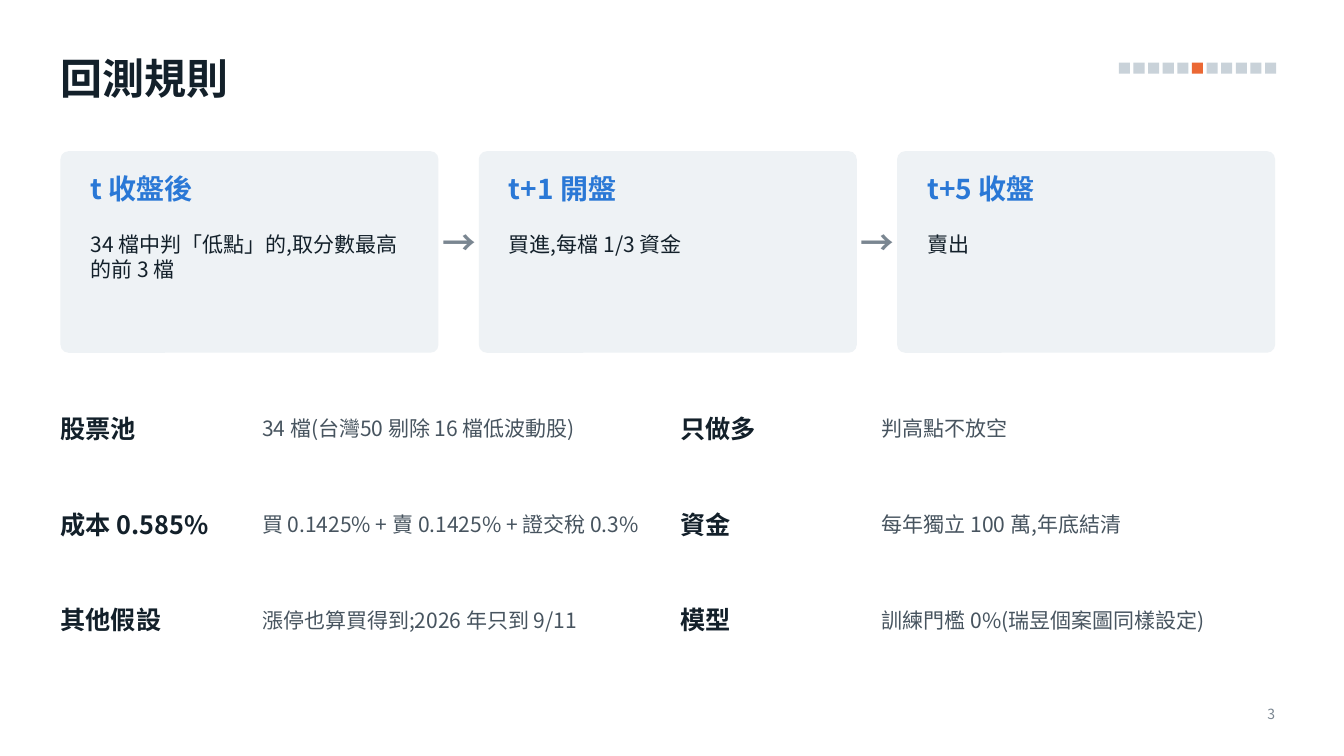
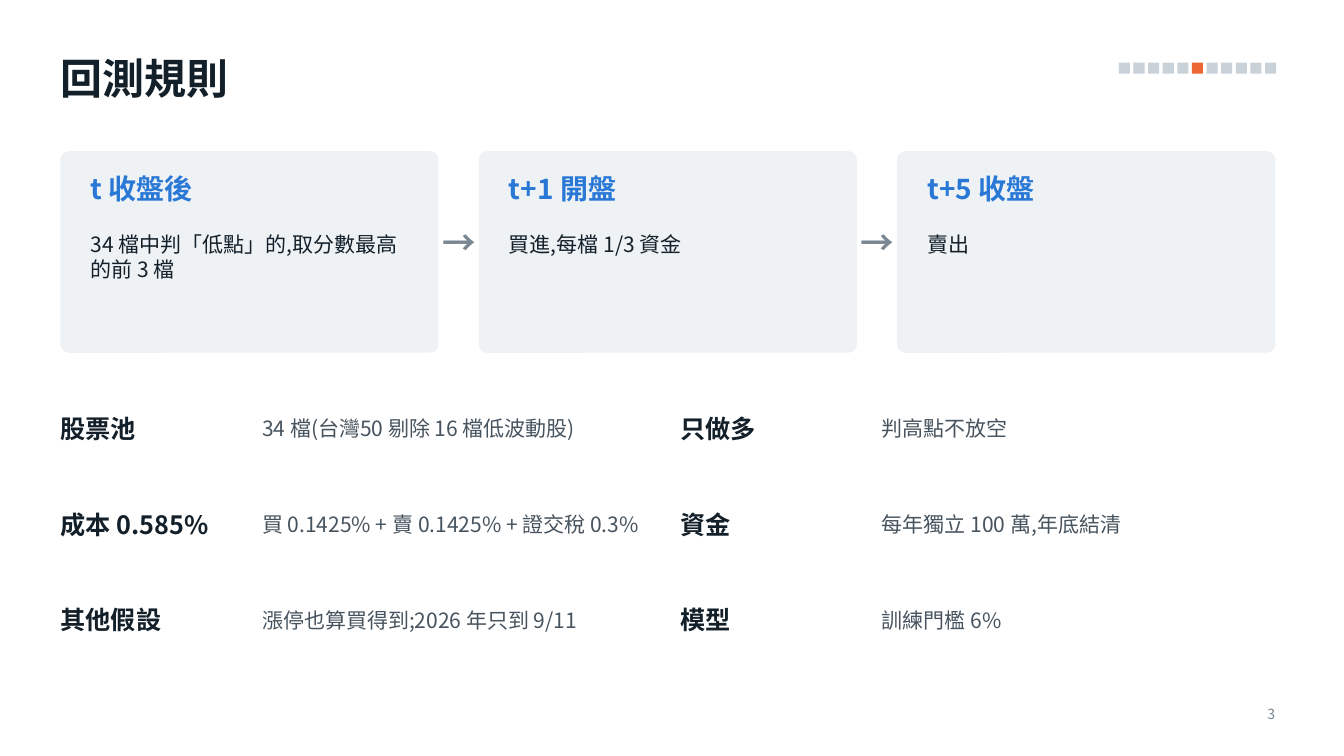
Before and after one commit to alextixu/fcukproject, a slide deck: slide 3 of method_kline_peak/report/kline_peak_report.pptx. Drawn at 1344x756 pixels with LibreOffice and Linux fonts; fonts in the diff are those of the drawing. Boxes give left, top, right and bottom in pixels: in the first picture for what was removed or moved away, otherwise in the second. Text is boxed around its words. In the diff, an @@ line names an element or a change of style, - is before the commit and + after.

```diff
--- a/method_kline_peak/report/kline_peak_report.pptx
+++ b/method_kline_peak/report/kline_peak_report.pptx
@@ text at bbox=[882, 610, 1002, 630]: text changed @@
-訓練門檻 0%(瑞昱個案圖同樣設定)
+訓練門檻 6%
```
Also in this commit, not shown: 2 other slides changed, 1 other file.
